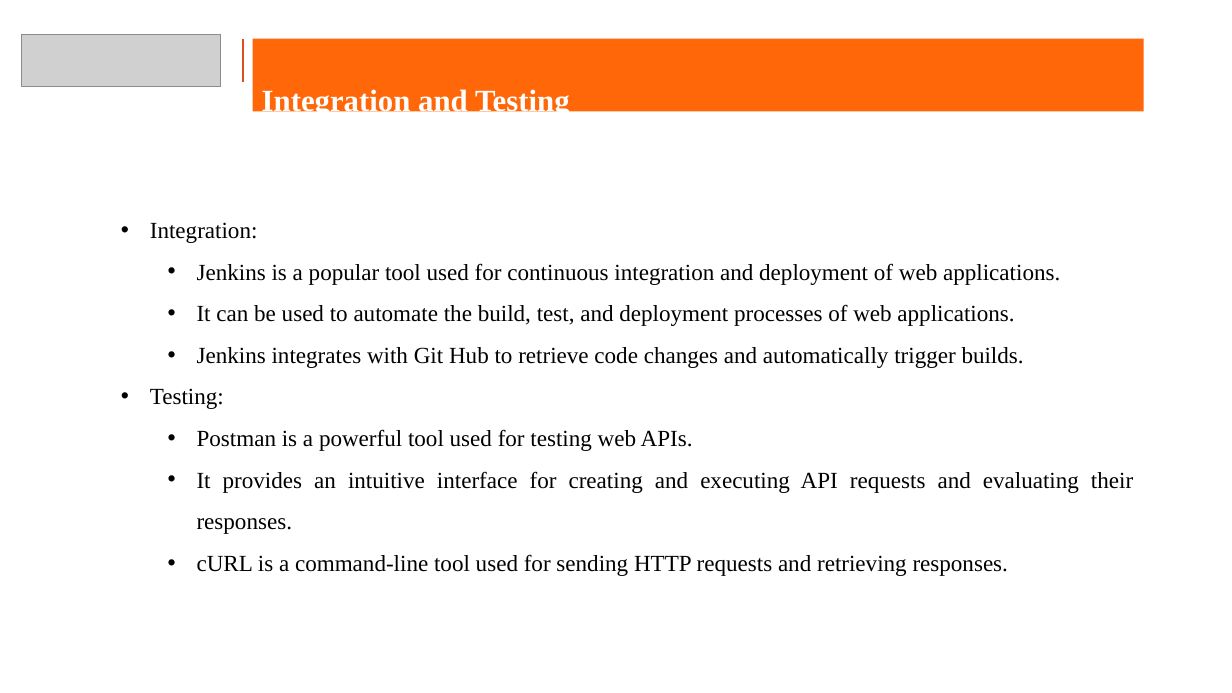
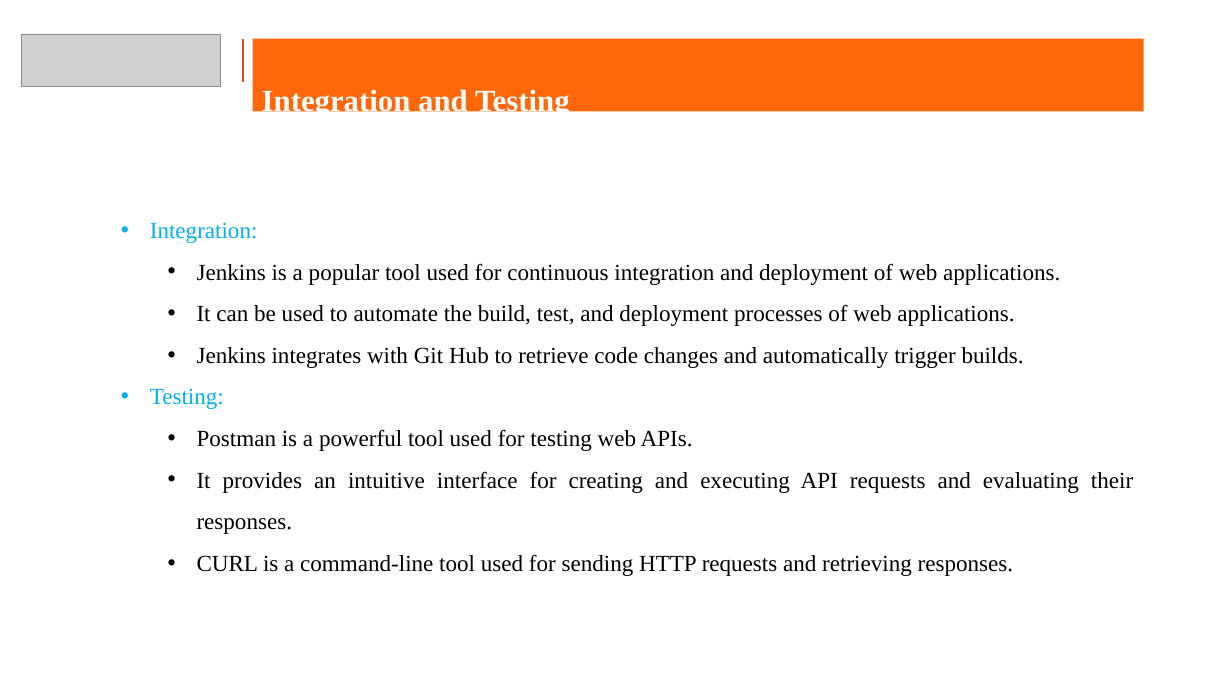
Before and after one commit to rootAdminB/hdfc_capstone_project_submission, a slide deck: slide 7 of capstone_ppt_tushar_bawankar.pptx. Drawn at 1232x693 pixels with LibreOffice and Linux fonts; fonts in the diff are those of the drawing; grey boxes stand for pictures; background and template pictures are left out. Boxes give left, top, right and bottom in pixels: in the first picture for what was removed or moved away, otherwise in the second. Text is boxed around its words. In the diff, an @@ line names an element or a change of style, - is before the commit and + after.

```diff
--- a/capstone_ppt_tushar_bawankar.pptx
+++ b/capstone_ppt_tushar_bawankar.pptx
@@ text at bbox=[150, 222, 258, 409]: text colour #000000 to #00B0F0 in "Integration:", "Testing:" @@
@@ text at bbox=[197, 554, 1014, 576]: text changed @@
-• cURL is a command-line tool used for sending HTTP requests and retrieving responses.
+• CURL is a command-line tool used for sending HTTP requests and retrieving responses.
```
Also in this commit, not shown: 4 other slides changed, 1 slide added, 1 slide removed, 3 other files.
